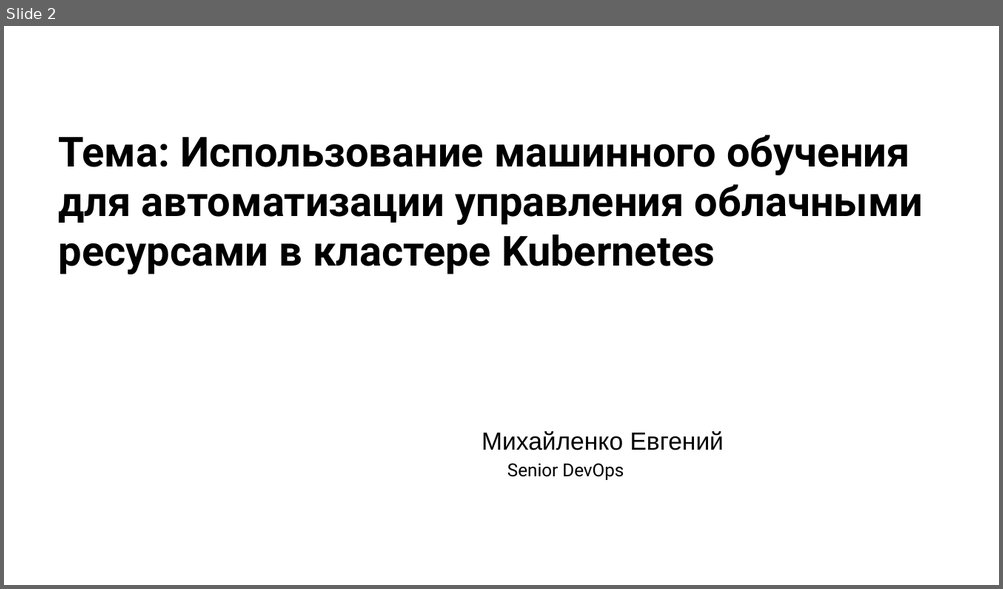
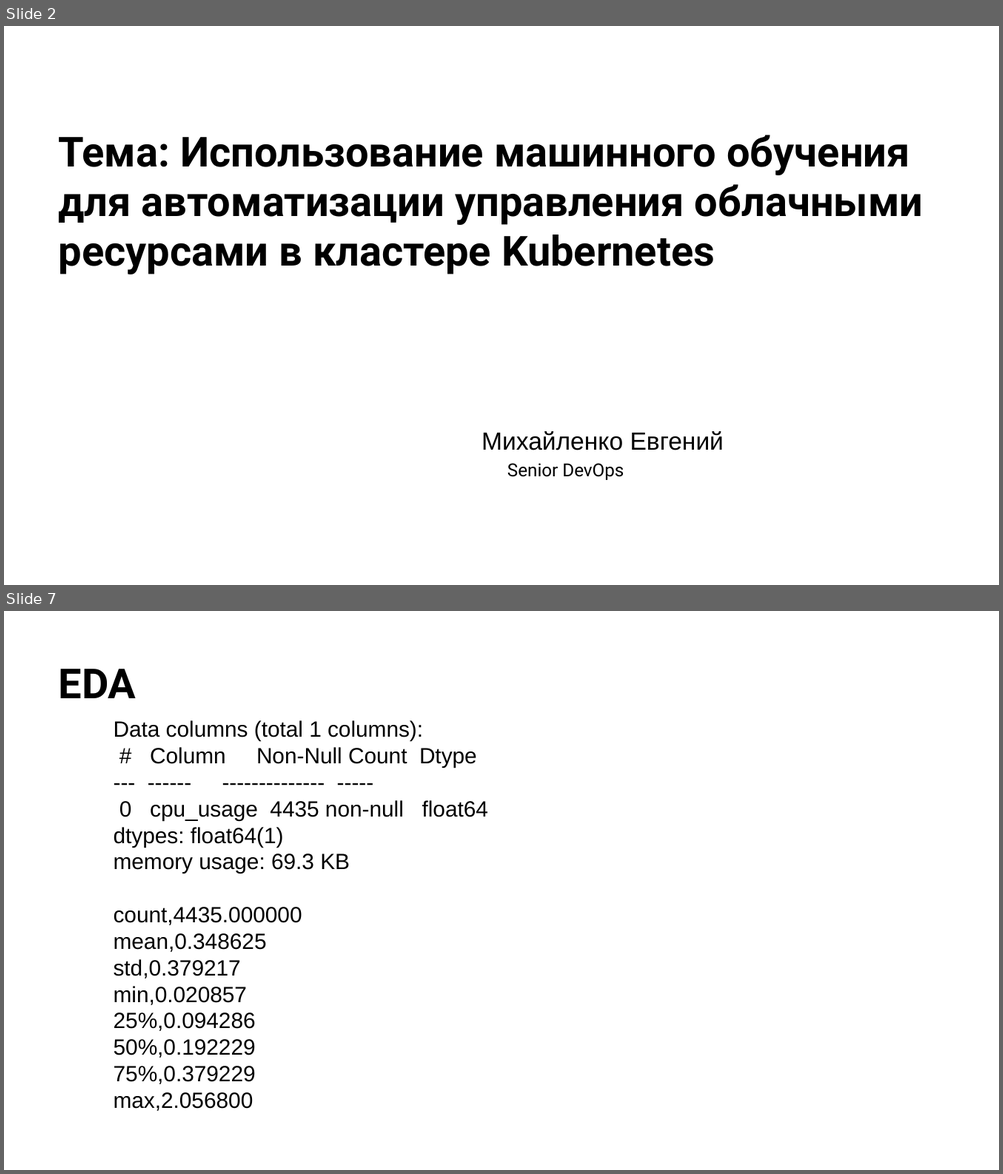
Before and after one commit to m0zart89/otus-ml-pro-2024-05, a slide deck: presentation.pptx. Shown one above the other, each under a label of ours: slide 2 before the commit, slides 2 and 7 after it; the slides between them are not shown. The pictures are 1003x589 and 1003x1174 pixels, drawn with LibreOffice and Linux fonts; fonts in the diff are those of the drawing; background and template pictures are left out. Boxes give left, top, right and bottom in pixels: in the first picture for what was removed or moved away, otherwise in the second. Text is boxed around its words. In the diff, an @@ line names an element or a change of style, - is before the commit and + after.

```diff
--- a/presentation.pptx
+++ b/presentation.pptx
@@ slide 7 added at box(4, 611, 999, 1170), background picture (left out) @@
@@ title added at box(59, 669, 136, 698), 30 pt, text #000000, bold @@
+EDA
@@ text added at box(114, 721, 488, 1111), 16 pt, text #000000 @@
+Data columns (total 1 columns):
+# Column Non-Null Count Dtype
+--- ------ -------------- -----
+0 cpu_usage 4435 non-null float64
+dtypes: float64(1)
+memory usage: 69.3 KB
+count,4435.000000
+mean,0.348625
+std,0.379217
+min,0.020857
+25%,0.094286
+50%,0.192229
+75%,0.379229
+max,2.056800
```
Also in this commit, not shown: 25 slides changed.
